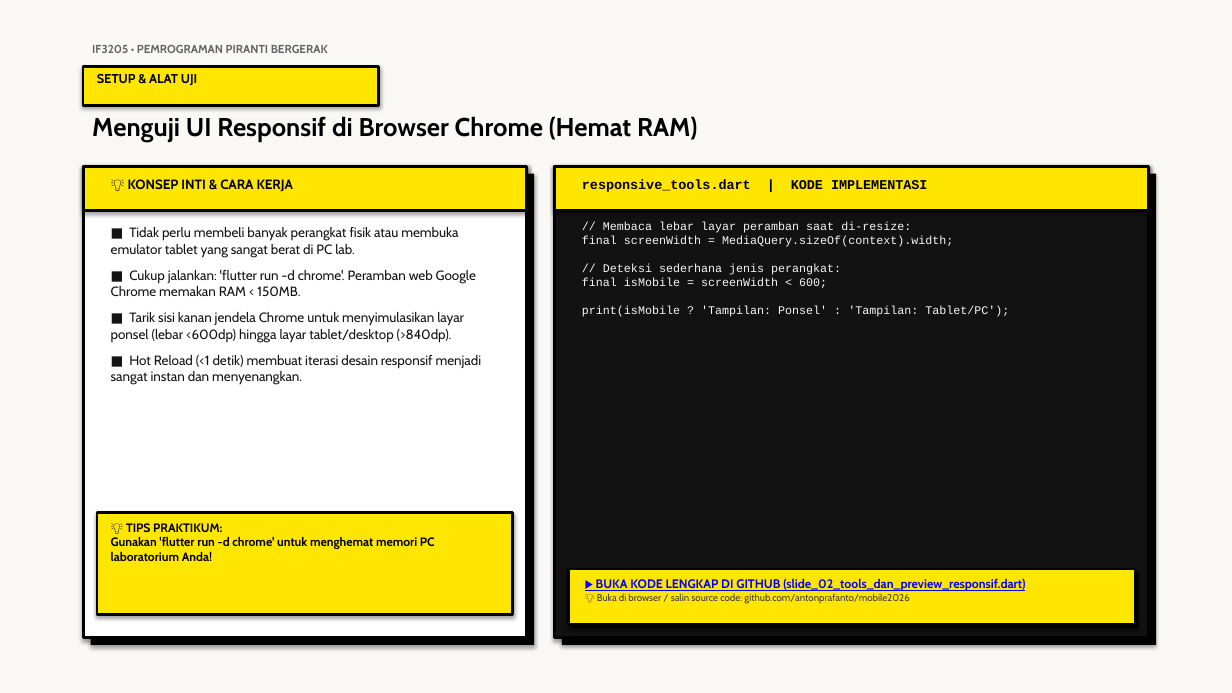
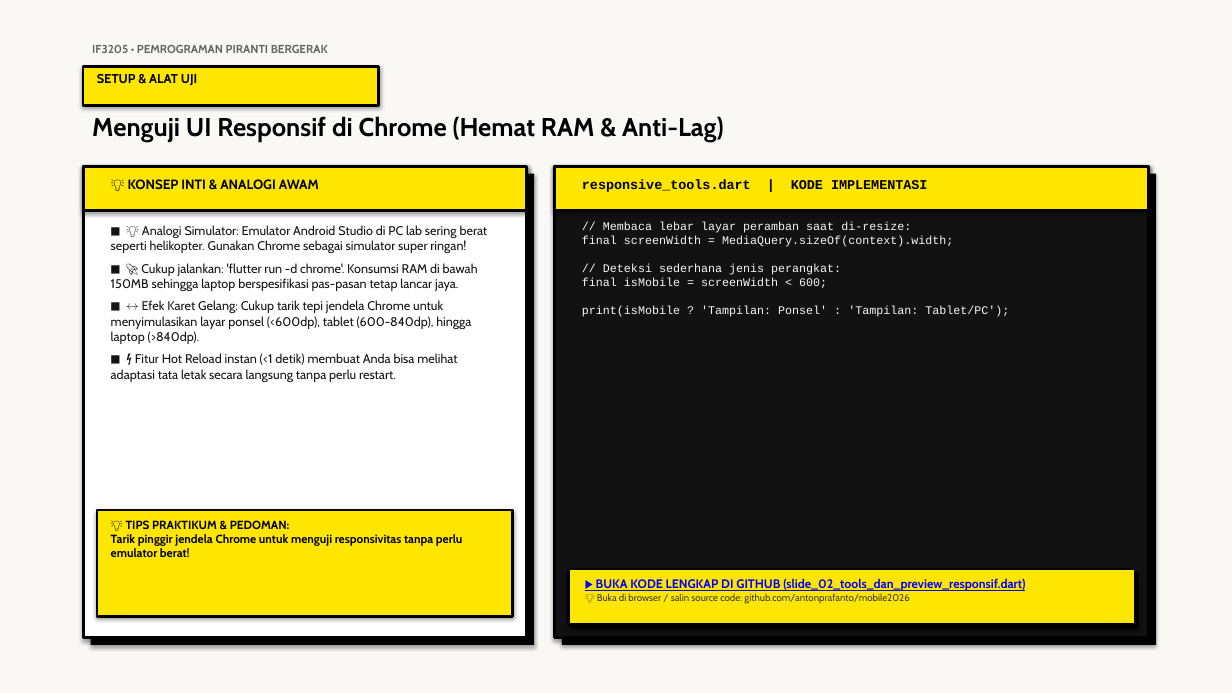
Before and after one commit to antonprafanto/mobile2026, a slide deck: slide 2 of 03_slide_presentasi/PERTEMUAN_05_Material3_dan_Responsive_UI.pptx. Drawn at 1232x693 pixels with LibreOffice and Linux fonts; fonts in the diff are those of the drawing. Boxes give left, top, right and bottom in pixels: in the first picture for what was removed or moved away, otherwise in the second. Text is boxed around its words. In the diff, an @@ line names an element or a change of style, - is before the commit and + after.

Commit message:
feat(p05): perkuat analogi membumi, kartu M3, dan dokumen kerangka kerja courseware

```diff
--- a/03_slide_presentasi/PERTEMUAN_05_Material3_dan_Responsive_UI.pptx
+++ b/03_slide_presentasi/PERTEMUAN_05_Material3_dan_Responsive_UI.pptx
@@ text at (92,116,724,142): text changed @@
-Menguji UI Responsif di Browser Chrome (Hemat RAM)
+Menguji UI Responsif di Chrome (Hemat RAM & Anti-Lag)
@@ text at (128,179,319,189): text changed @@
-💡 KONSEP INTI & CARA KERJA
+💡 KONSEP INTI & ANALOGI AWAM
@@ text at (111,225,488,382): text changed; size 10.5 to 9.8 pt @@
-■ Tidak perlu membeli banyak perangkat fisik atau membuka emulator tablet yang sangat berat di PC lab.
-■ Cukup jalankan: 'flutter run -d chrome'. Peramban web Google Chrome memakan RAM < 150MB.
-■ Tarik sisi kanan jendela Chrome untuk menyimulasikan layar ponsel (lebar <600dp) hingga layar tablet/desktop (>840dp).
-■ Hot Reload (<1 detik) membuat iterasi desain responsif menjadi sangat instan dan menyenangkan.
+■ 💡 Analogi Simulator: Emulator Android Studio di PC lab sering berat seperti helikopter. Gunakan Chrome sebagai simulator super ringan!
+■ 🚀 Cukup jalankan: 'flutter run -d chrome'. Konsumsi RAM di bawah 150MB sehingga laptop berspesifikasi pas-pasan tetap lancar jaya.
+■ ↔️ Efek Karet Gelang: Cukup tarik tepi jendela Chrome untuk menyimulasikan layar ponsel (<600dp), tablet (600-840dp), hingga laptop (>840dp).
+■ ⚡ Fitur Hot Reload instan (<1 detik) membuat Anda bisa melihat adaptasi tata letak secara langsung tanpa perlu restart.
@@ text at (111,520,463,557): text changed; size 9.5 to 9.2 pt @@
-💡 TIPS PRAKTIKUM:
-Gunakan 'flutter run -d chrome' untuk menghemat memori PC laboratorium Anda!
+💡 TIPS PRAKTIKUM & PEDOMAN:
+Tarik pinggir jendela Chrome untuk menguji responsivitas tanpa perlu emulator berat!
```
Also in this commit, not shown: 15 other slides changed, 4 other files.
